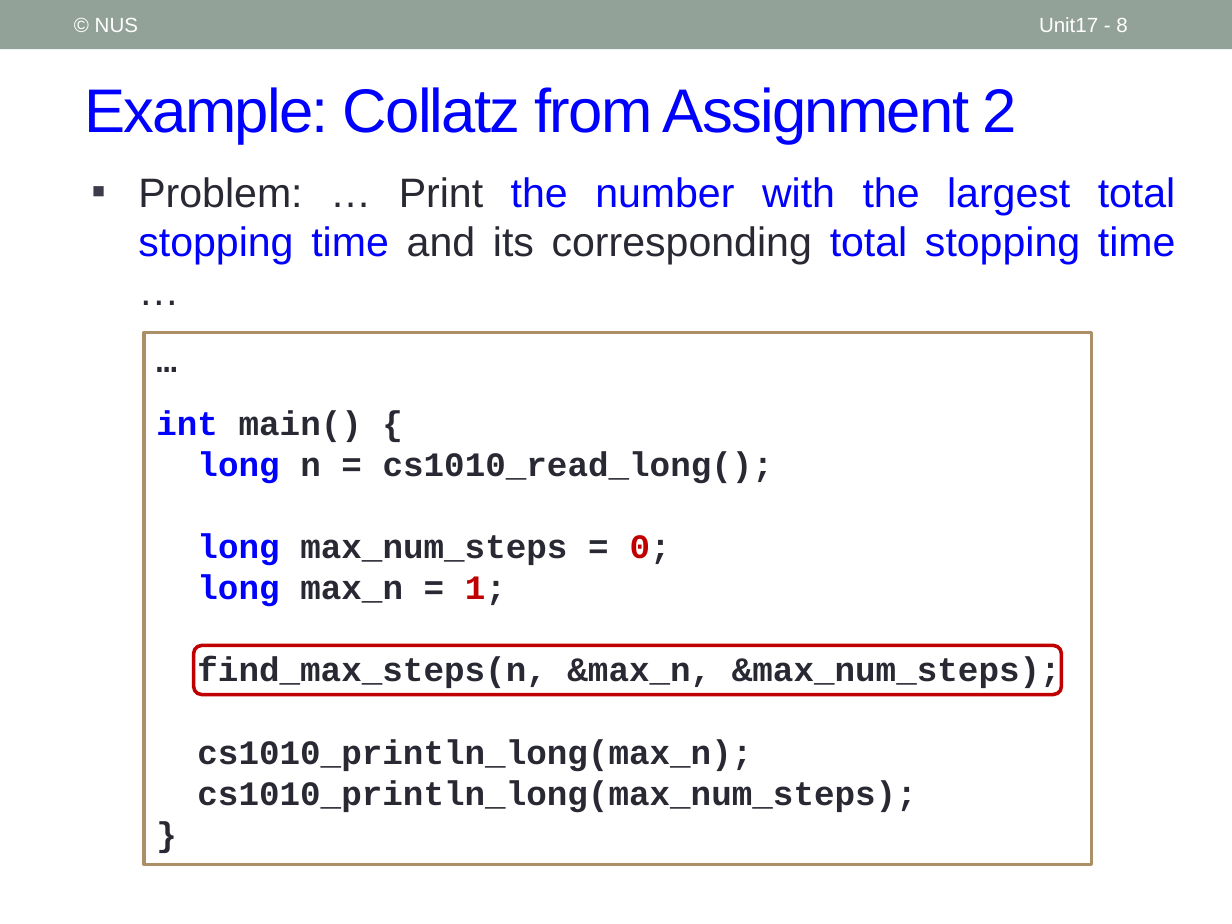
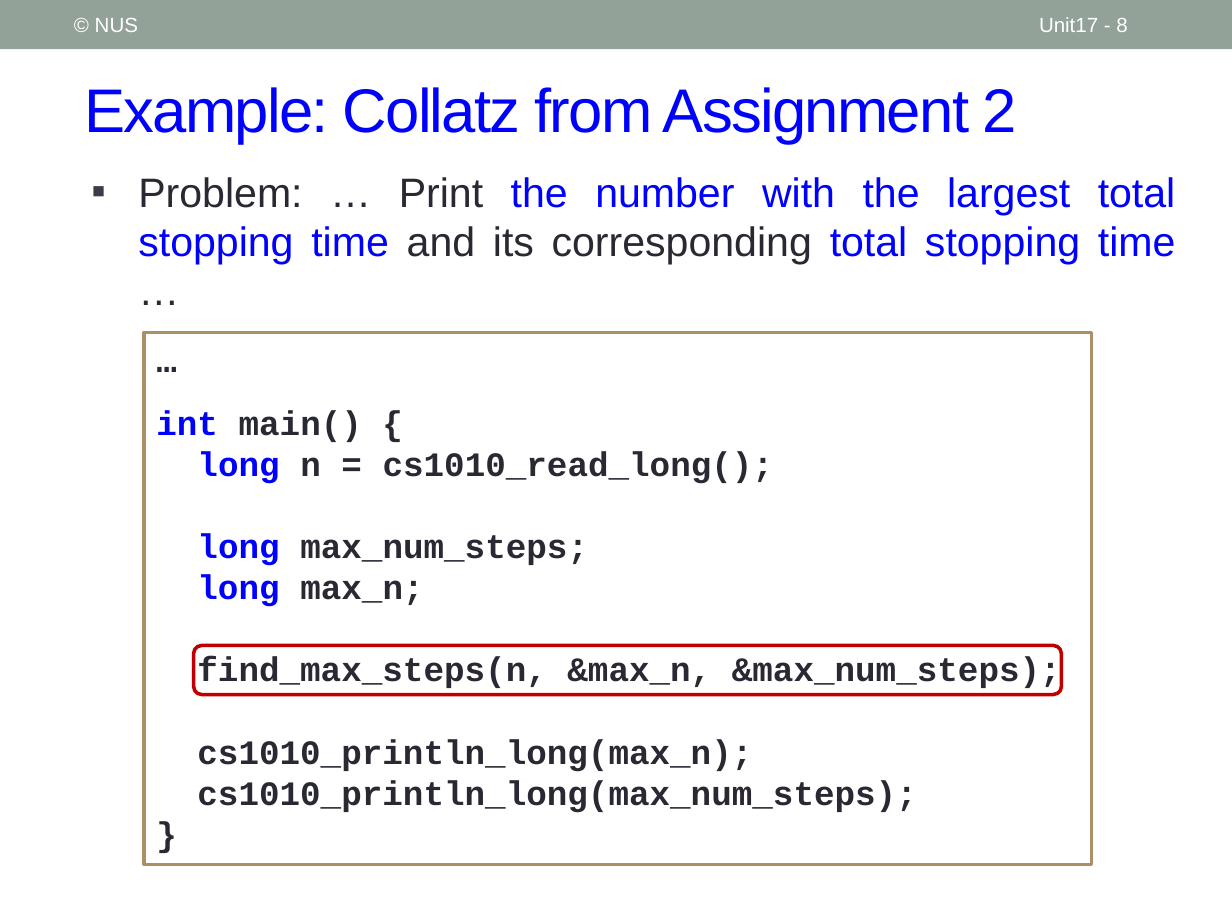
Before and after one commit to nus-cs1010-2021-s2/website, a slide deck: slide 8 of docs/slides/Unit17_Call By Reference.pptx. Drawn at 1232x924 pixels with LibreOffice and Linux fonts; fonts in the diff are those of the drawing. Boxes give left, top, right and bottom in pixels: in the first picture for what was removed or moved away, otherwise in the second. Text is boxed around its words. In the diff, an @@ line names an element or a change of style, - is before the commit and + after.

```diff
--- a/docs/slides/Unit17_Call By Reference.pptx
+++ b/docs/slides/Unit17_Call By Reference.pptx
@@ text in rectangle at bbox=[197, 533, 588, 607]: text changed @@
-long max_num_steps = 0;
-long max_n = 1;
+long max_num_steps;
+long max_n;
```
Also in this commit, not shown: 19 other files.
